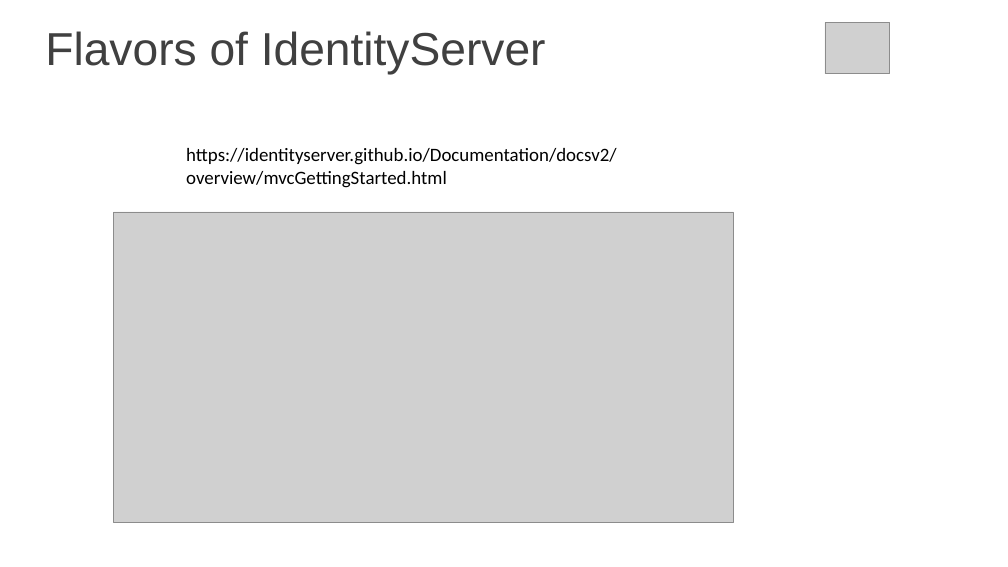
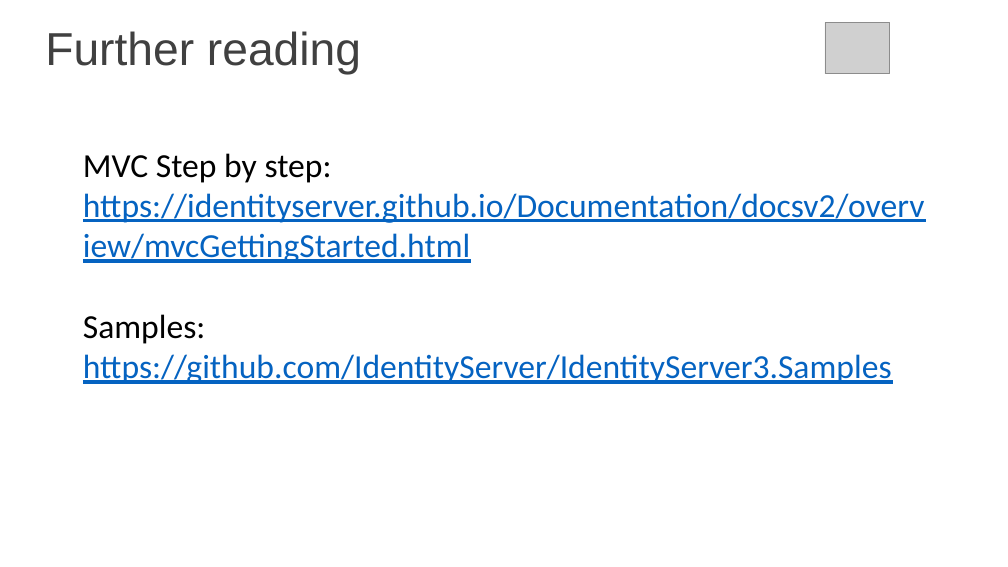
Before and after one commit to itorian/IdentityServer, a slide deck: slide 11 of IdentityServerDemo/IdentityServer.pptx (slide 9 before the commit). Drawn at 1008x567 pixels with LibreOffice and Linux fonts; fonts in the diff are those of the drawing; grey boxes stand for pictures; background and template pictures are left out. Boxes give left, top, right and bottom in pixels: in the first picture for what was removed or moved away, otherwise in the second. Text is boxed around its words. In the diff, an @@ line names an element or a change of style, - is before the commit and + after.

Commit message:
slides updated

```diff
--- a/IdentityServerDemo/IdentityServer.pptx
+++ b/IdentityServerDemo/IdentityServer.pptx
@@ title at (45, 31, 361, 74): text changed @@
-Flavors of IdentityServer
+Further reading
@@ text at (83, 153, 925, 384): text changed; size 18 to 32 pt; text colour #000000 to #0563C1 @@
-https://identityserver.github.io/Documentation/docsv2/overview/mvcGettingStarted.html
+MVC Step by step: https://identityserver.github.io/Documentation/docsv2/overview/mvcGettingStarted.html
+Samples:
+https://github.com/IdentityServer/IdentityServer3.Samples
@@ picture removed at (113, 212, 734, 523) @@
```
Also in this commit, not shown: 2 other slides changed, 2 slides added.
